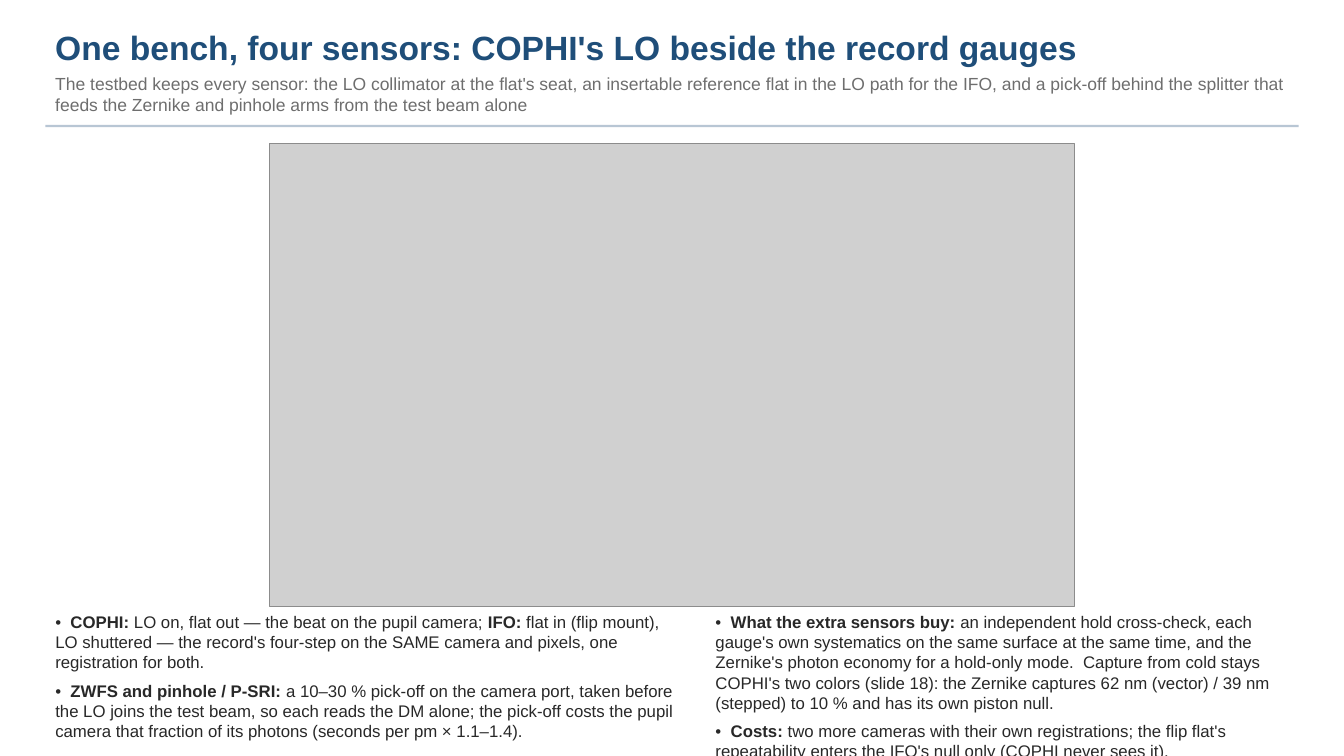
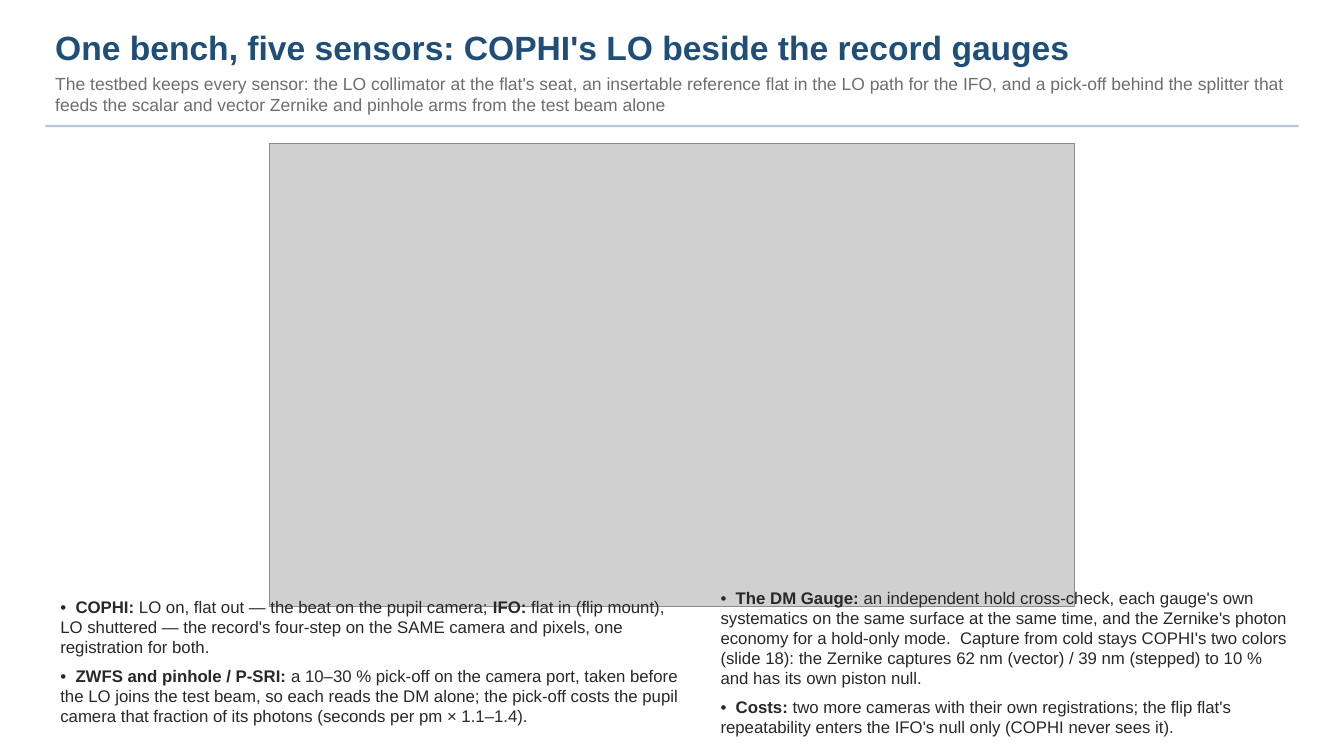
Before and after one commit to nasa-jpl/macos, a slide deck: slide 19 of demo_session/deck_cophi.pptx. Drawn at 1344x756 pixels with LibreOffice and Linux fonts; fonts in the diff are those of the drawing; grey boxes stand for pictures. Boxes give left, top, right and bottom in pixels: in the first picture for what was removed or moved away, otherwise in the second. Text is boxed around its words. In the diff, an @@ line names an element or a change of style, - is before the commit and + after.

```diff
--- a/demo_session/deck_cophi.pptx
+++ b/demo_session/deck_cophi.pptx
@@ text at (55,35,1283,115): text changed @@
-One bench, four sensors: COPHI's LO beside the record gauges
-The testbed keeps every sensor: the LO collimator at the flat's seat, an insertable reference flat in the LO path for the IFO, and a pick-off behind the splitter that feeds the Zernike and pinhole arms from the test beam alone
+One bench, five sensors: COPHI's LO beside the record gauges
+The testbed keeps every sensor: the LO collimator at the flat's seat, an insertable reference flat in the LO path for the IFO, and a pick-off behind the splitter that feeds the scalar and vector Zernike and pinhole arms from the test beam alone
@@ text "• COPHI: LO on, flat ...": place and size @@
-text "• COPHI: LO on, flat ..." at (55,616,673,741)
+text "• COPHI: LO on, flat ..." at (60,601,678,726)
@@ text "• The DM Gauge: an ...": place and size @@
-text "• The DM Gauge: an ..." at (715,616,1269,741)
+text "• The DM Gauge: an ..." at (721,590,1287,737)
@@ text at (721,590,1287,688): text changed @@
-• What the extra sensors buy: an independent hold cross-check, each gauge's own systematics on the same surface at the same time, and the Zernike's photon economy for a hold-only mode. Capture from cold stays COPHI's two colors (slide 18): the Zernike captures 62 nm (vector) / 39 nm (stepped) to 10 % and has its own piston null.
+• The DM Gauge: an independent hold cross-check, each gauge's own systematics on the same surface at the same time, and the Zernike's photon economy for a hold-only mode. Capture from cold stays COPHI's two colors (slide 18): the Zernike captures 62 nm (vector) / 39 nm (stepped) to 10 % and has its own piston null.
```
Also in this commit, not shown: 5 other slides changed, 4 other files.
